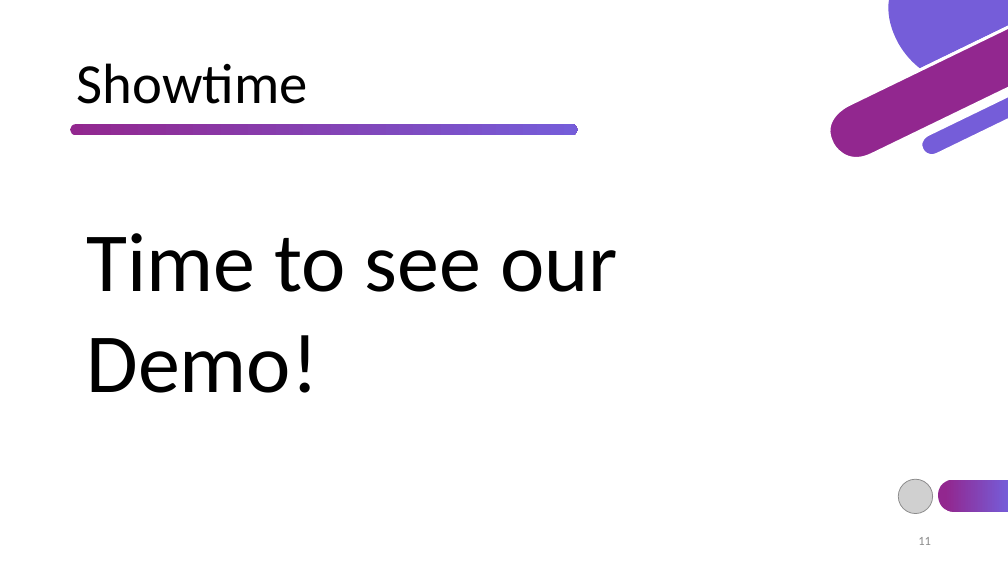
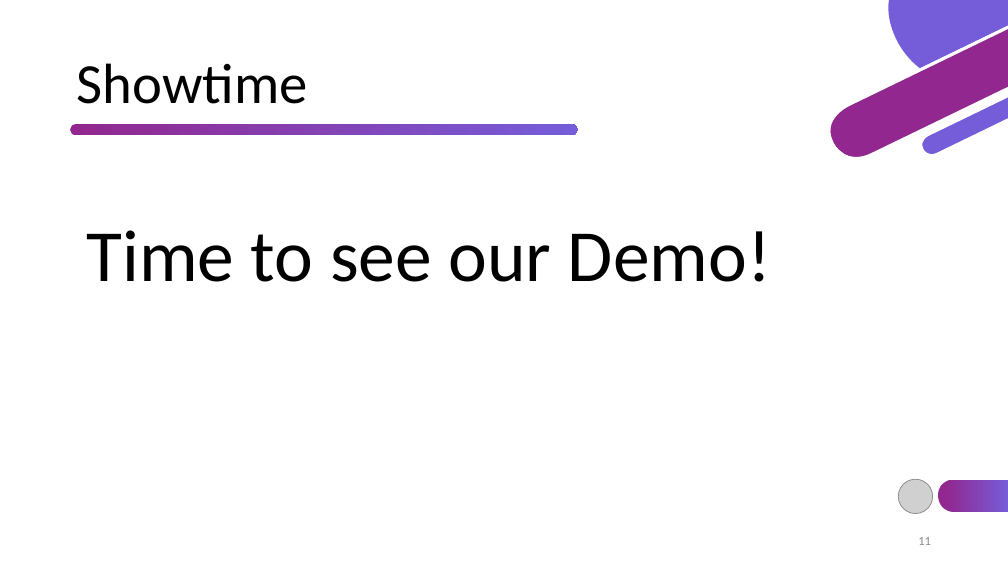
Before and after one commit to TsvetislavaYankova/ITTalents-FinalProject-Airbnb, a slide deck: slide 11 of Airbnb.pptx. Drawn at 1008x567 pixels with LibreOffice and Linux fonts; fonts in the diff are those of the drawing; grey boxes stand for pictures. Boxes give left, top, right and bottom in pixels: in the first picture for what was removed or moved away, otherwise in the second. Text is boxed around its words. In the diff, an @@ line names an element or a change of style, - is before the commit and + after.

```diff
--- a/Airbnb.pptx
+++ b/Airbnb.pptx
@@ text "Time to see our Demo!" at [86, 230, 771, 282]: size 80 to 70 pt @@
```
Also in this commit, not shown: 6 other slides changed, 1 slide added, 1 slide removed, 2 other files.
